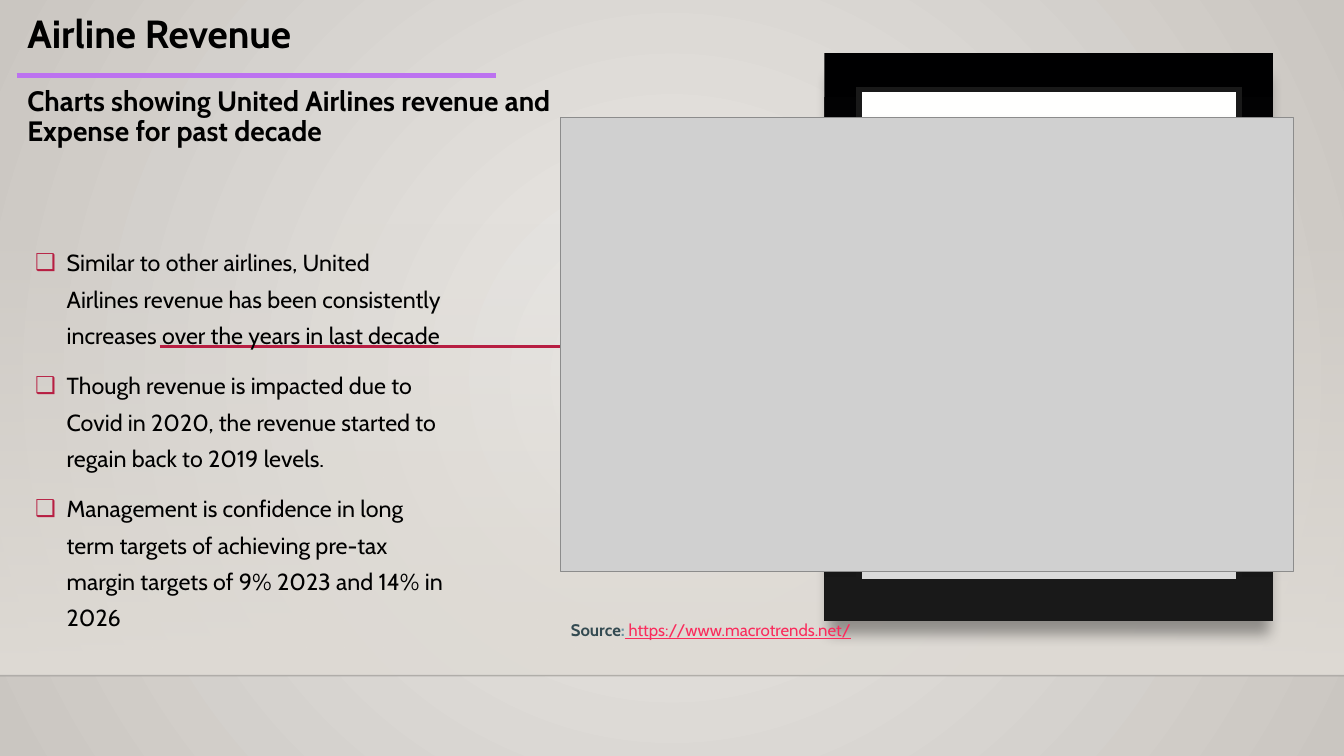
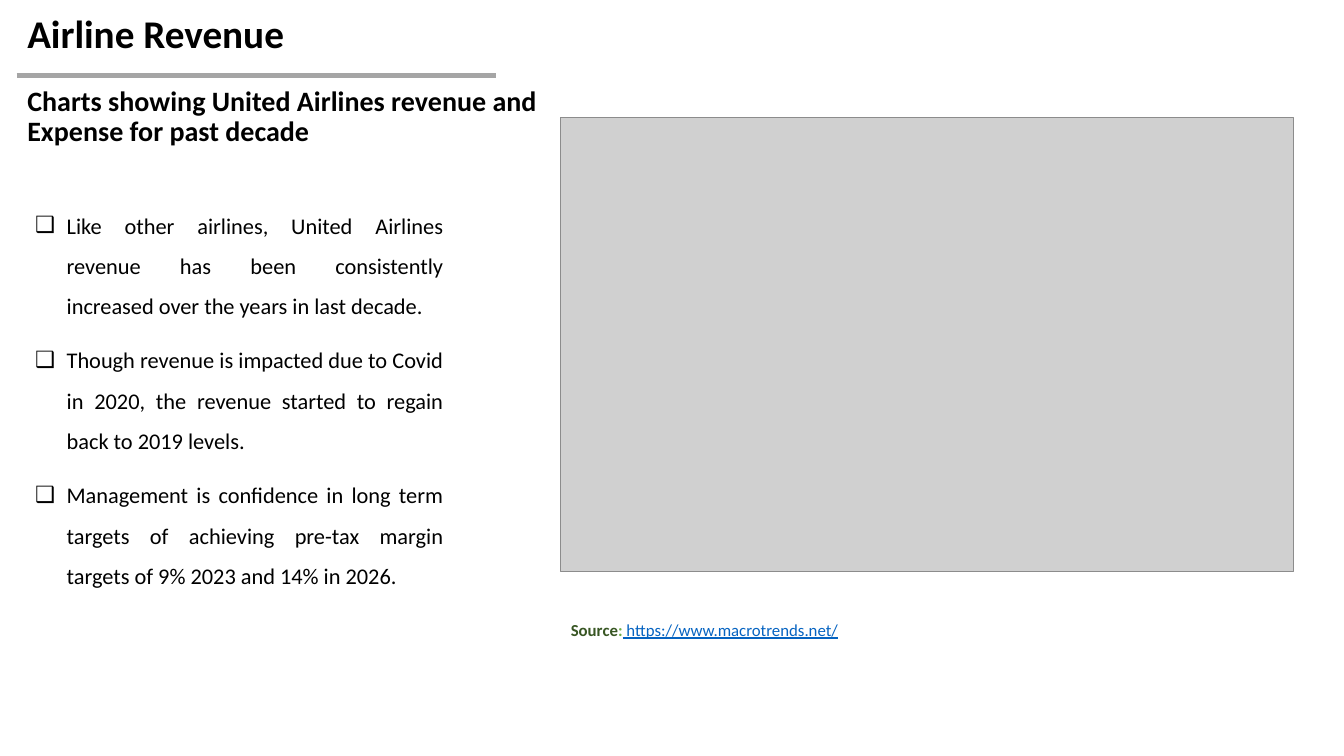
Before and after one commit to vjjampani/vjjampani, a slide deck: slide 8 of DSC-640/TermProject/Task-2/DSC640_Venkat Jagadeesh Jampani_Task2.pptx. Drawn at 1344x756 pixels with LibreOffice and Linux fonts; fonts in the diff are those of the drawing; grey boxes stand for pictures; background and template pictures are left out. Boxes give left, top, right and bottom in pixels: in the first picture for what was removed or moved away, otherwise in the second. Text is boxed around its words. In the diff, an @@ line names an element or a change of style, - is before the commit and + after.

```diff
--- a/DSC-640/TermProject/Task-2/DSC640_Venkat Jagadeesh Jampani_Task2.pptx
+++ b/DSC-640/TermProject/Task-2/DSC640_Venkat Jagadeesh Jampani_Task2.pptx
@@ background gradient #ECEAE7 to #CAC7C1 to #FFFFFF @@
@@ text "Airline Revenue Charts showing United ..." at <box>27,20,537,146</box>: font Cabin to Calibri @@
@@ rectangle removed at <box>825,53,1273,621</box> @@
@@ line (16, 76) - (495, 76): stroke #BC72F0 3 pt to #A5A5A5 3 pt @@
@@ rectangle removed at <box>859,90,1239,582</box> @@
@@ rectangle removed at <box>0,223,1344,676</box> @@
@@ text at <box>67,218,443,318</box>: text changed; size 16.6 to 16 pt; font Cabin to Calibri @@
-❑ Similar to other airlines, United Airlines revenue has been consistently increases over the years in last decade
+❑ Like other airlines, United Airlines revenue has been consistently increased over the years in last decade.
@@ text at <box>67,352,443,449</box>: size 16.6 to 16 pt, font Cabin to Calibri in "Though revenue is impacted due to Covid ..."; alignment left to justified; line spacing 1.3 to 1.5 @@
@@ line removed from (159, 347) to (769, 347) @@
@@ text at <box>67,487,443,588</box>: text changed; size 16.6 to 16 pt; font Cabin to Calibri @@
-❑ Management is confidence in long term targets of achieving pre-tax margin targets of 9% 2023 and 14% in 2026
+❑ Management is confidence in long term targets of achieving pre-tax margin targets of 9% 2023 and 14% in 2026.
@@ text "Source: https://www.macrotrends.net/" at <box>571,624,837,639</box>: font Cabin to Calibri; text colour #334A51 to #385723, text colour #6892A0 to #70AD47 in "Source:"; text colour #FA2B5C to #0563C1 in "https://www.macrotrends.net/" @@
@@ line removed from (0, 676) to (1344, 676) @@
```
Also in this commit, not shown: 11 other slides changed.
